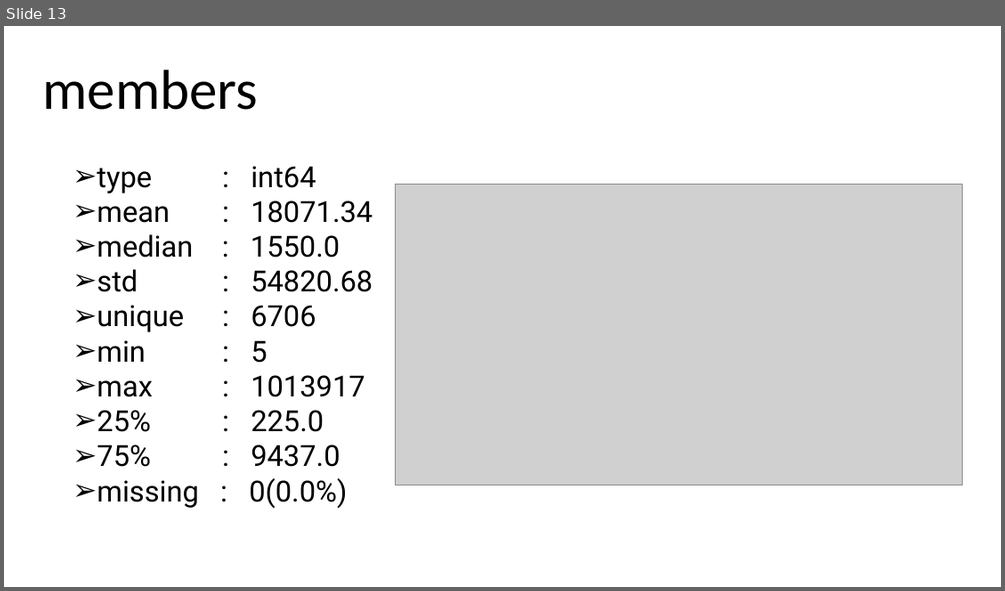
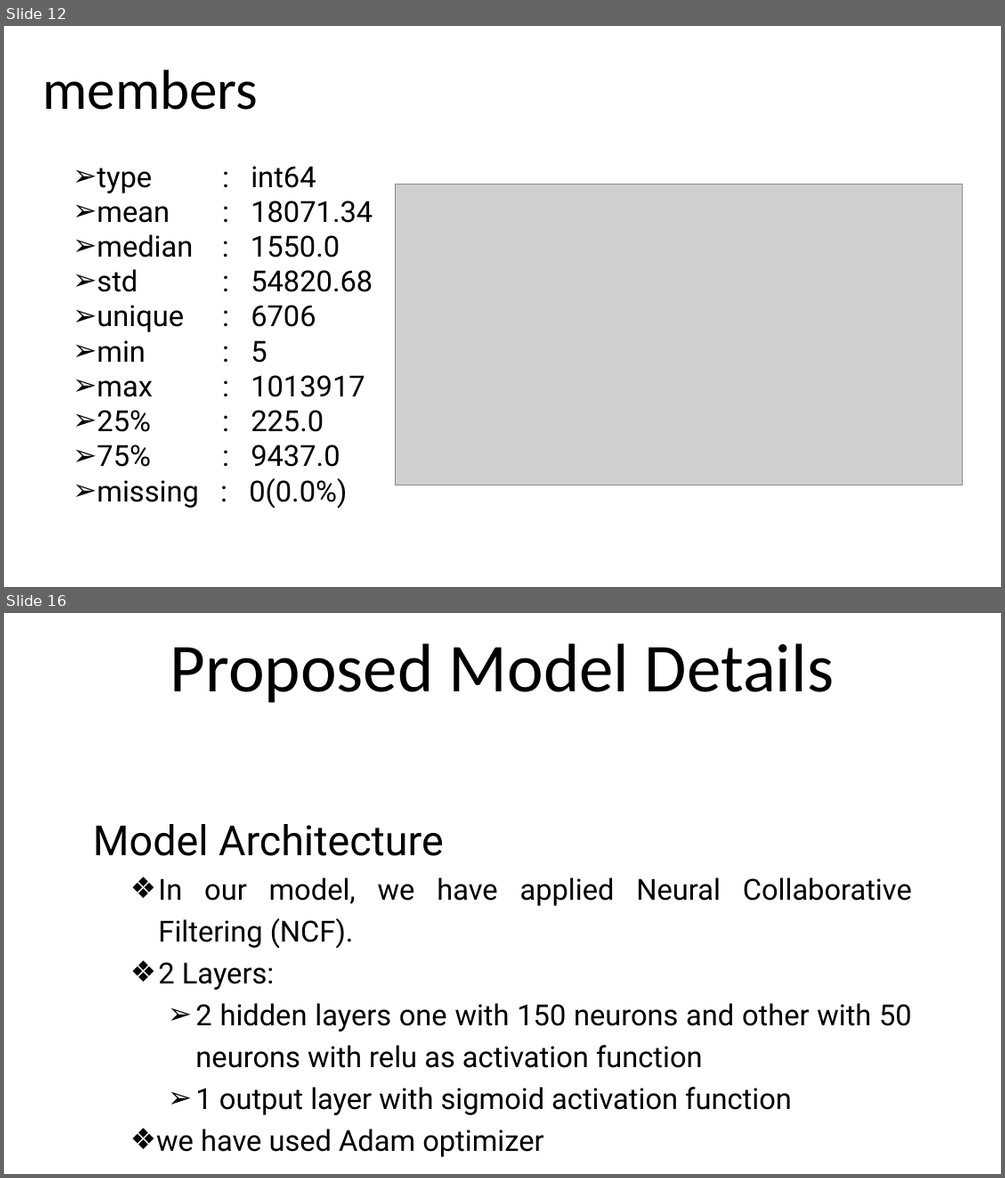
Before and after one commit to kunal-mallick/Anime_Recommendations_System, a slide deck: ARS Presentation.pptx. Shown one above the other, each under a label of ours: slide 13 before the commit, slides 12 and 16 after it; the slides between them are not shown. The pictures are 1005x591 and 1005x1178 pixels, drawn with LibreOffice and Linux fonts; fonts in the diff are those of the drawing; grey boxes stand for pictures. Boxes give left, top, right and bottom in pixels: in the first picture for what was removed or moved away, otherwise in the second. Text is boxed around its words. In the diff, an @@ line names an element or a change of style, - is before the commit and + after.

```diff
--- a/ARS Presentation.pptx
+++ b/ARS Presentation.pptx
@@ slide 16 added at (4,613,1001,1174), background #FFFFFF @@
@@ text added at (170,643,833,703), 66 pt, text #000000 @@
+Proposed Model Details
@@ text added at (93,824,912,1157), 28 pt, text #000000 @@
+Model Architecture
+  ❖ In our model, we have applied Neural Collaborative Filtering (NCF).
+  ❖ 2 Layers:
+    ➢ 2 hidden layers one with 150 neurons and other with 50 neurons with relu as activation function
+    ➢ 1 output layer with sigmoid activation function
+  ❖ we have used Adam optimizer
@@ what was slide 13 is now slide 12 @@
```
Also in this commit, not shown: 1 slide changed, 11 other slides added, 1 slide removed, 7 other files.
